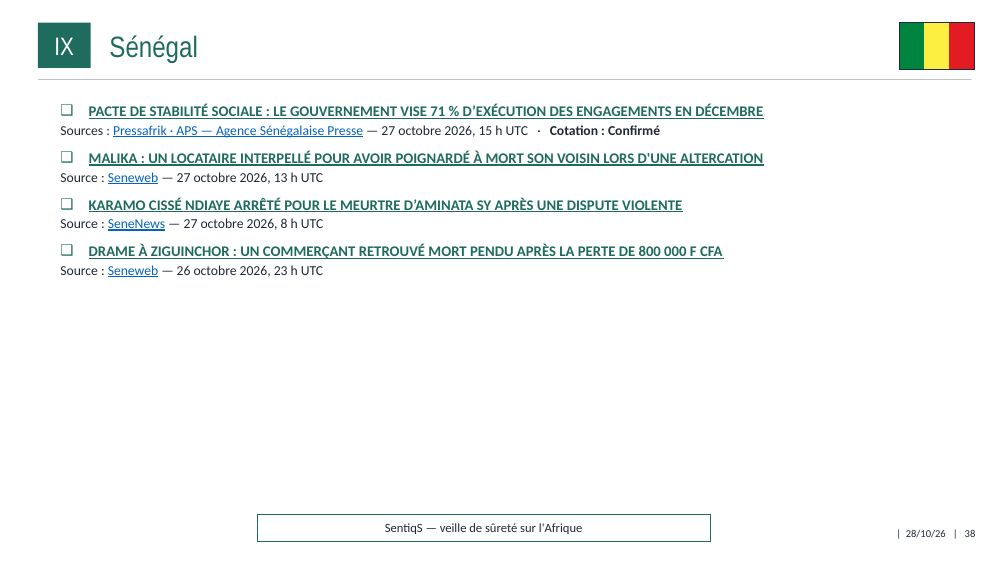
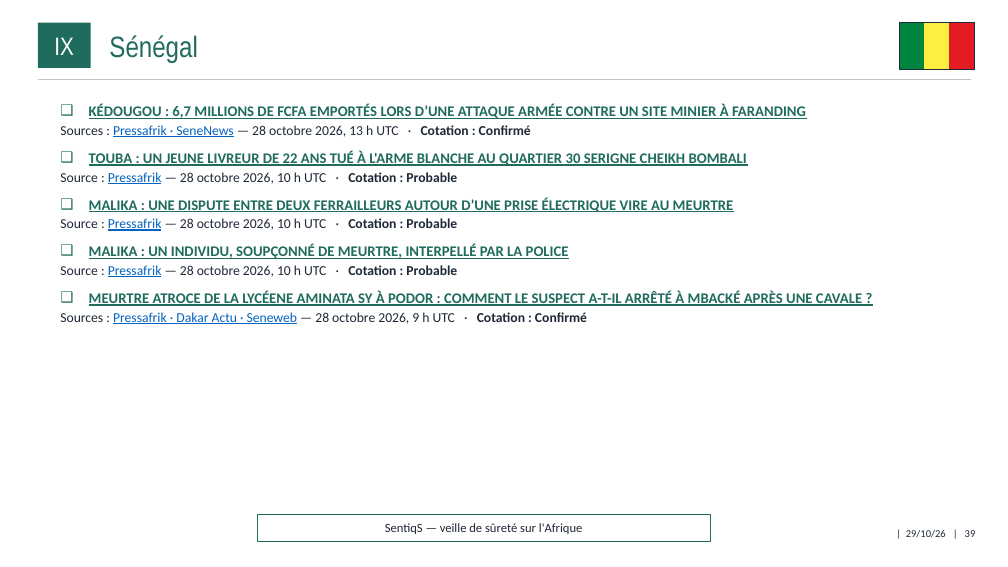
Before and after one commit to ytl1-ops/SentiqS, a slide deck: slide 39 of web/rapports/mensuel/2026-10.pptx (slide 38 before the commit). Drawn at 1008x567 pixels with LibreOffice and Linux fonts; fonts in the diff are those of the drawing. Boxes give left, top, right and bottom in pixels: in the first picture for what was removed or moved away, otherwise in the second. Text is boxed around its words. In the diff, an @@ line names an element or a change of style, - is before the commit and + after.

```diff
--- a/web/rapports/mensuel/2026-10.pptx
+++ b/web/rapports/mensuel/2026-10.pptx
@@ text at box(60, 104, 862, 324): text changed @@
-❑ PACTE DE STABILITÉ SOCIALE : LE GOUVERNEMENT VISE 71 % D’EXÉCUTION DES ENGAGEMENTS EN DÉCEMBRE
-  ▪ Sources : Pressafrik · APS — Agence Sénégalaise Presse — 27 octobre 2026, 15 h UTC · Cotation : Confirmé
-❑ MALIKA : UN LOCATAIRE INTERPELLÉ POUR AVOIR POIGNARDÉ À MORT SON VOISIN LORS D'UNE ALTERCATION
-  ▪ Source : Seneweb — 27 octobre 2026, 13 h UTC
-❑ KARAMO CISSÉ NDIAYE ARRÊTÉ POUR LE MEURTRE D’AMINATA SY APRÈS UNE DISPUTE VIOLENTE
-  ▪ Source : SeneNews — 27 octobre 2026, 8 h UTC
-❑ DRAME À ZIGUINCHOR : UN COMMERÇANT RETROUVÉ MORT PENDU APRÈS LA PERTE DE 800 000 F CFA
-  ▪ Source : Seneweb — 26 octobre 2026, 23 h UTC
+❑ KÉDOUGOU : 6,7 MILLIONS DE FCFA EMPORTÉS LORS D’UNE ATTAQUE ARMÉE CONTRE UN SITE MINIER À FARANDING
+  ▪ Sources : Pressafrik · SeneNews — 28 octobre 2026, 13 h UTC · Cotation : Confirmé
+❑ TOUBA : UN JEUNE LIVREUR DE 22 ANS TUÉ À L'ARME BLANCHE AU QUARTIER 30 SERIGNE CHEIKH BOMBALI
+  ▪ Source : Pressafrik — 28 octobre 2026, 10 h UTC · Cotation : Probable
+❑ MALIKA : UNE DISPUTE ENTRE DEUX FERRAILLEURS AUTOUR D’UNE PRISE ÉLECTRIQUE VIRE AU MEURTRE
+  ▪ Source : Pressafrik — 28 octobre 2026, 10 h UTC · Cotation : Probable
+❑ MALIKA : UN INDIVIDU, SOUPÇONNÉ DE MEURTRE, INTERPELLÉ PAR LA POLICE
+  ▪ Source : Pressafrik — 28 octobre 2026, 10 h UTC · Cotation : Probable
+❑ MEURTRE ATROCE DE LA LYCÉENE AMINATA SY À PODOR : COMMENT LE SUSPECT A-T-IL ARRÊTÉ À MBACKÉ APRÈS UNE CAVALE ?
+  ▪ Sources : Pressafrik · Dakar Actu · Seneweb — 28 octobre 2026, 9 h UTC · Cotation : Confirmé
```
Also in this commit, not shown: 37 other slides changed, 3 slides added, 1 slide removed, 10 other files.
